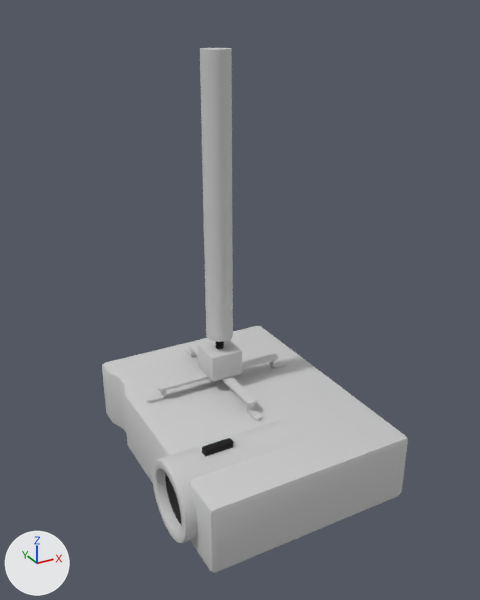
An edit to the FBX model Art/FBX_Source/Beamer.FBX, drawn before and after from the same camera.
Both versions are drawn from a camera (50 mm lens) standing at (-0.201, -0.371, 0.313) and looking at (-0.001, -0.008, 0.132). Arrows for +X, +Y and +Z are at lower left; the lights stay in place. Vertices at the same position are counted once.

The older version as bpy lines, for what is in view:
```python
me_mesh = bpy.data.meshes.new('Mesh')
me_mesh.from_pydata(...)  # 670 vertices, 1284 faces; spans x -0.079..0.079, y -0.1..0.1, z -0.029..0.261
# faces by material slot: [72, 1212]
me_mesh.materials.append(mat_material__13)  # black #000000
me_mesh.materials.append(mat_material__14)  # light grey #cacaca
ob_beamer = bpy.data.objects.new('Beamer', me_mesh)
ob_beamer.location = (0.0, 0.0, 0.029)
```
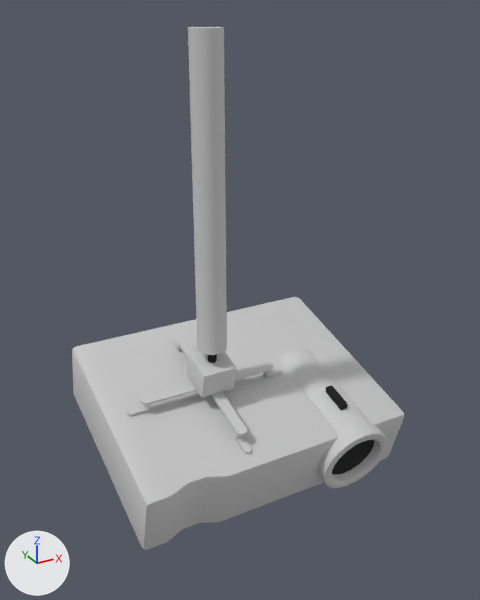
Location of each change, (x1, y1, x2, y2) in pixels of the pictures (480 x 600 px; the box of a moved part takes in the faces that stretch with it):
'Beamer', reshaped, moved, turned
    before: (102, 48, 408, 573)
    after: (72, 27, 404, 550)
part 1 of me_mesh, moved or reshaped
    before: (102, 326, 408, 573)
    after: (72, 297, 404, 550)
part 2 of me_mesh, moved or reshaped
    before: (152, 420, 304, 543)
    after: (278, 348, 388, 488)
part 3 of me_mesh, moved or reshaped
    before: (202, 438, 234, 457)
    after: (325, 385, 348, 410)
part 4 of me_mesh, moved or reshaped
    before: (198, 340, 242, 381)
    after: (187, 351, 237, 397)
part 5 of me_mesh, moved or reshaped
    before: (200, 48, 233, 349)
    after: (188, 27, 227, 363)
part 6 of me_mesh, moved or reshaped
    before: (186, 347, 197, 357)
    after: (127, 405, 148, 416)
part 7 of me_mesh, moved or reshaped
    before: (146, 394, 167, 403)
    after: (235, 437, 251, 454)
part 8 of me_mesh, moved or reshaped
    before: (246, 409, 262, 421)
    after: (262, 367, 282, 378)
part 9 of me_mesh, moved or reshaped
    before: (269, 360, 287, 369)
    after: (172, 337, 182, 351)
part 10 of me_mesh, added
    after: (177, 336, 247, 436)
part 11 of me_mesh, added
    after: (140, 382, 197, 406)
part 12 of me_mesh, added
    after: (235, 362, 273, 380)
part 13 of me_mesh, deleted
    before: (157, 343, 278, 405)
part 14 of me_mesh, deleted
    before: (246, 404, 254, 412)

What changed in the scene script:
```text
Change me_mesh:
    used by ob_beamer; location = (0.0, 0.0, 0.029)
    remove me_mesh.from_pydata(...)  # 670 vertices, 1284 faces; spans x -0.079..0.079, y -0.1..0.1, z -0.029..0.261
    add me_mesh.from_pydata(...)  # 674 vertices, 1284 faces; spans x -0.083..0.083, y -0.1..0.1, z -0.153..0.153
    me_mesh part 1: the loose piece of 104 vertices spanning x -0.071..0.079, y -0.1..0.1, z -0.029..0.021 is turned -15 degrees about the y axis through its middle, then moved by (0.001, 0.0, -0.104)
    me_mesh part 2: the loose piece of 218 vertices spanning x -0.079..0.014, y -0.082..-0.028, z -0.029..0.025 is turned -15 degrees about the y axis through its middle, then moved by (0.001, 0.0, -0.114)
    me_mesh part 3: the loose piece of 8 vertices spanning x -0.053..-0.033, y -0.058..-0.052, z 0.024..0.029 is turned -15 degrees about the y axis through its middle, then moved by (-0.006, 0.0, -0.117)
    me_mesh part 4: the loose piece of 56 vertices spanning x -0.012..0.013, y 0.012..0.037, z 0.031..0.051 is turned -15 degrees about the y axis through its middle, then moved by (-0.011, 0.0, -0.107)
    me_mesh part 5: the loose piece of 74 vertices spanning x -0.01..0.01, y 0.015..0.035, z 0.049..0.261 is moved by (-0.013, 0.0, -0.108)
    me_mesh part 6: the loose piece of 18 vertices spanning x -0.003..0.003, y 0.071..0.085, z 0.021..0.023 is moved by (-0.006, 0.0, -0.106)
    me_mesh part 7: the loose piece of 18 vertices spanning x -0.06..-0.046, y 0.022..0.028, z 0.021..0.023 is turned -15 degrees about the y axis through its middle, then moved by (-0.004, 0.0, -0.12)
    me_mesh part 8: the loose piece of 18 vertices spanning x -0.003..0.003, y -0.035..-0.021, z 0.021..0.023 is moved by (-0.006, 0.0, -0.106)
    me_mesh part 9: the loose piece of 18 vertices spanning x 0.046..0.06, y 0.022..0.028, z 0.021..0.023 is turned -15 degrees about the y axis through its middle, then moved by (-0.008, 0.0, -0.092)
    me_mesh part 10: a new loose piece of 46 vertices spanning x -0.057..0.042, y 0.021..0.029, z -0.09..-0.062, in mat_material__14 (light grey #cacaca)
    me_mesh part 11: a new loose piece of 24 vertices spanning x -0.012..-0.004, y 0.025..0.076, z -0.078..-0.074, in mat_material__14 (light grey #cacaca)
    me_mesh part 12: a new loose piece of 24 vertices spanning x -0.012..-0.004, y -0.026..0.025, z -0.078..-0.074, in mat_material__14 (light grey #cacaca)
    me_mesh part 13: the loose piece of 90 vertices spanning x -0.051..0.051, y -0.026..0.076, z 0.029..0.031 is deleted
    me_mesh part 14: the loose piece of 12 vertices spanning x -0.003..0.003, y -0.023..-0.021, z 0.022..0.03 is deleted
Change ob_beamer:
    ob_beamer.location: (0.0, 0.0, 0.029) -> (0.0, 0.0, 0.15)
    ob_beamer.rotation_euler: (0.0, 0.0, 0.0) -> (0.0, 0.0, 1.571)  # degrees (0, 0, 0) -> degrees (0, 0, 90)
```
